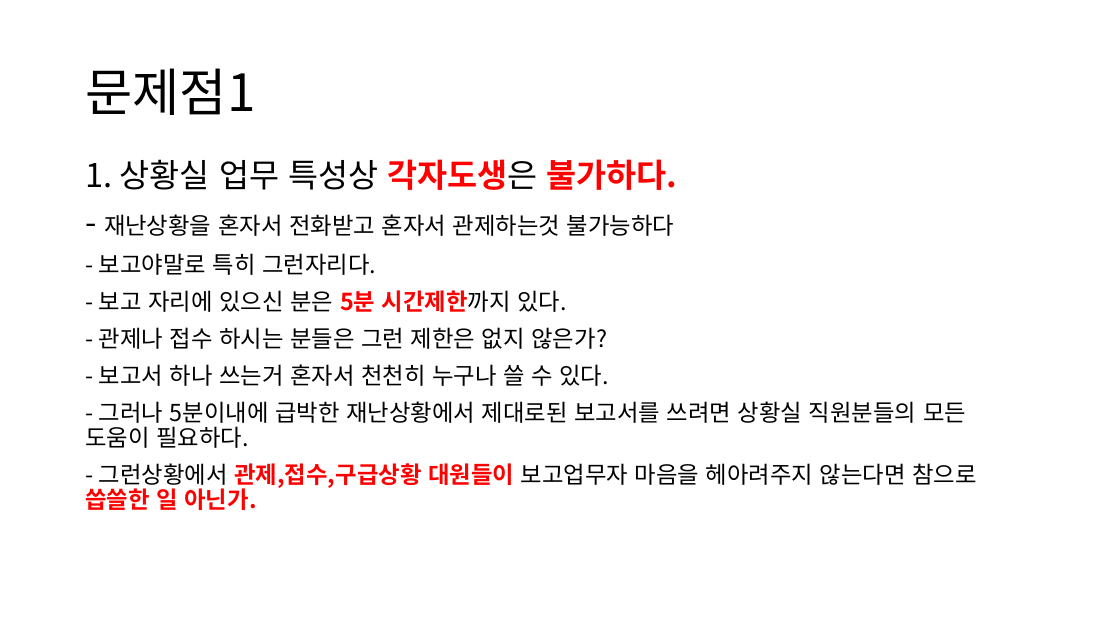
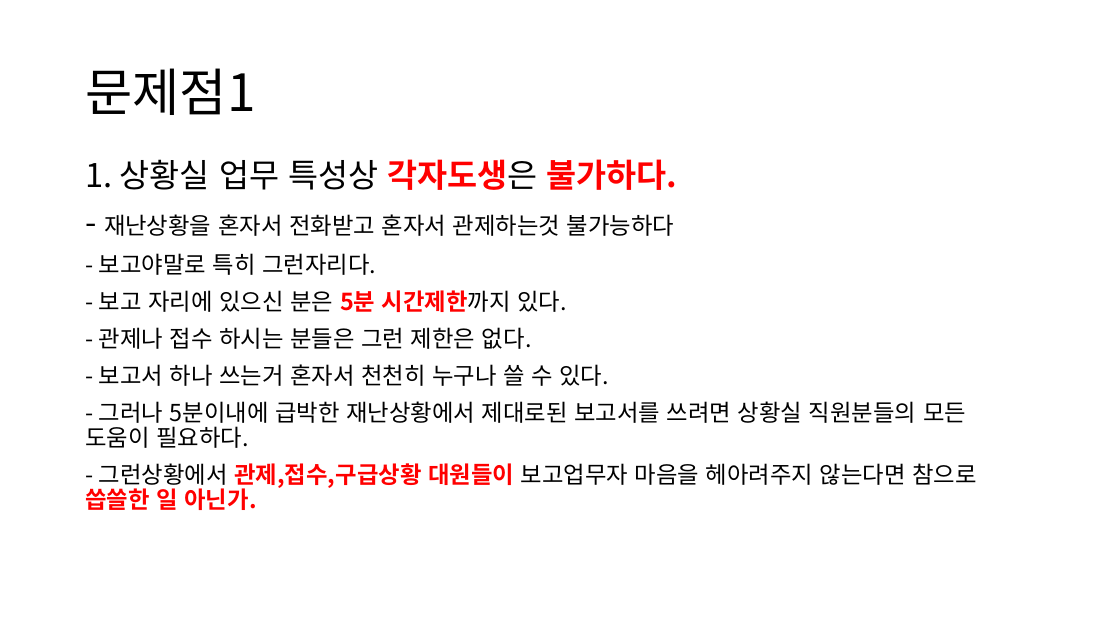
Before and after one commit to Chunopark/fire1, a slide deck: slide 3 of 3팀 상황실 전술.pptx (slide 2 before the commit). Drawn at 1120x630 pixels with LibreOffice and Linux fonts; fonts in the diff are those of the drawing. Boxes give left, top, right and bottom in pixels: in the first picture for what was removed or moved away, otherwise in the second. Text is boxed around its words. In the diff, an @@ line names an element or a change of style, - is before the commit and + after.

```diff
--- a/3팀 상황실 전술.pptx
+++ b/3팀 상황실 전술.pptx
@@ text at <box>99,327,532,349</box>: text changed @@
-- 관제나 접수 하시는 분들은 그런 제한은 없지 않은가?
+- 관제나 접수 하시는 분들은 그런 제한은 없다.
```
Also in this commit, not shown: 7 other slides changed, 1 slide added.
